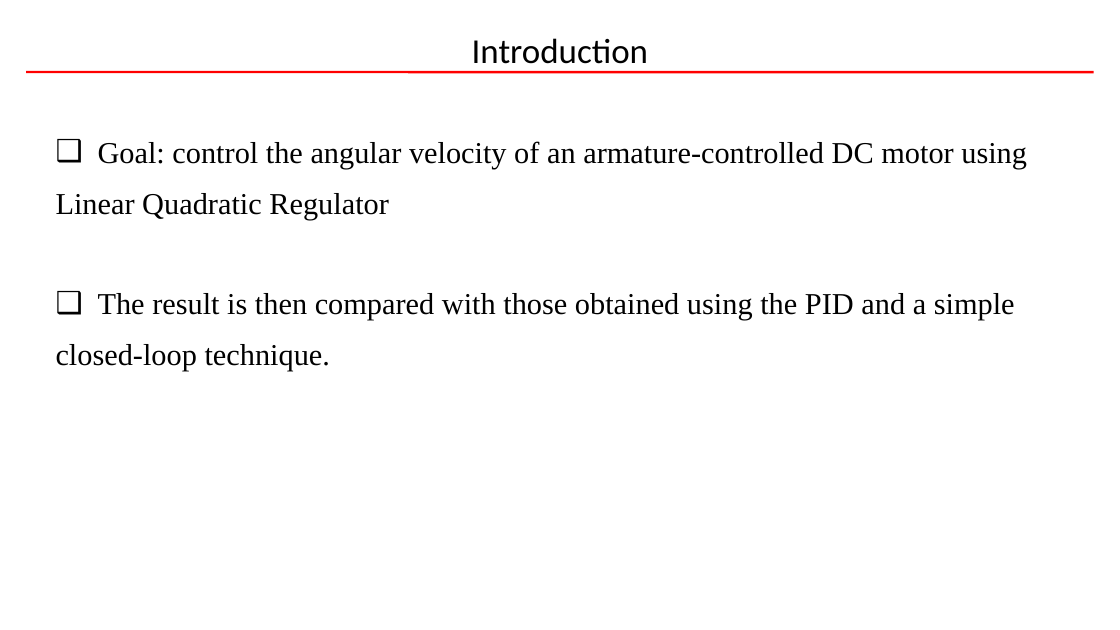
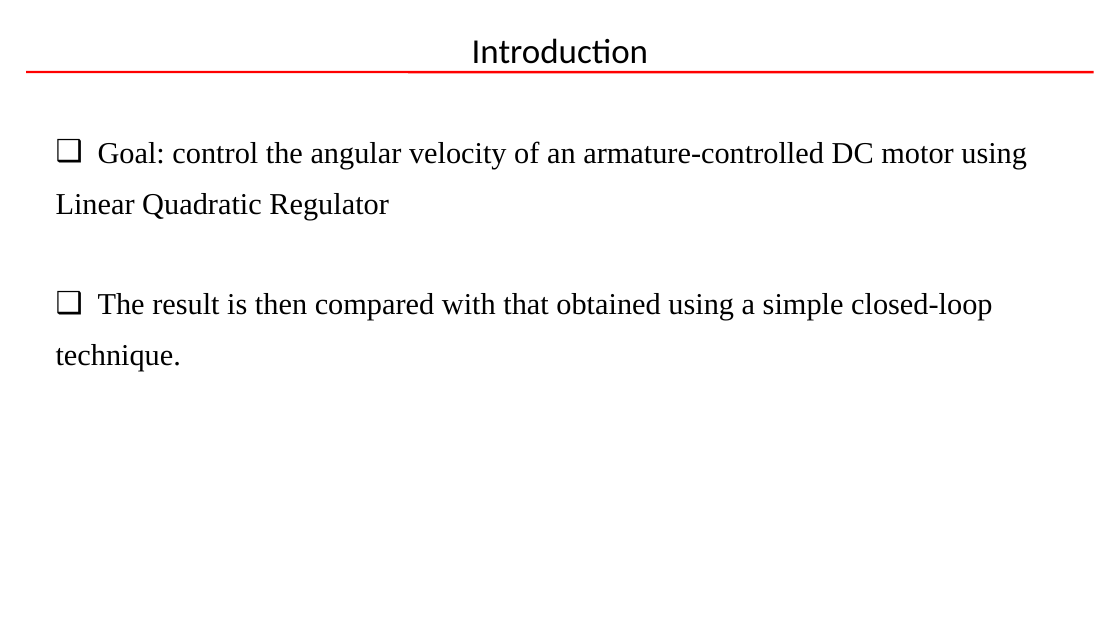
Before and after one commit to reenor/UOU-WA1194-Linear-System-Control, a slide deck: slide 3 of Exercises/20245360_CHUNG_QUANG_KHANH_Term_Project/20245360_CHUNG_QUANG_KHANH_Optimal_Control.pptx. Drawn at 1120x630 pixels with LibreOffice and Linux fonts; fonts in the diff are those of the drawing; background and template pictures are left out. Boxes give left, top, right and bottom in pixels: in the first picture for what was removed or moved away, otherwise in the second. Text is boxed around its words. In the diff, an @@ line names an element or a change of style, - is before the commit and + after.

```diff
--- a/Exercises/20245360_CHUNG_QUANG_KHANH_Term_Project/20245360_CHUNG_QUANG_KHANH_Optimal_Control.pptx
+++ b/Exercises/20245360_CHUNG_QUANG_KHANH_Term_Project/20245360_CHUNG_QUANG_KHANH_Optimal_Control.pptx
@@ text at box(56, 293, 992, 371): text changed @@
-❑ The result is then compared with those obtained using the PID and a simple
-closed-loop technique.
+❑ The result is then compared with that obtained using a simple closed-loop
+technique.
```
Also in this commit, not shown: 3 other slides changed, 5 slides added, 1 slide removed, 5 other files.
